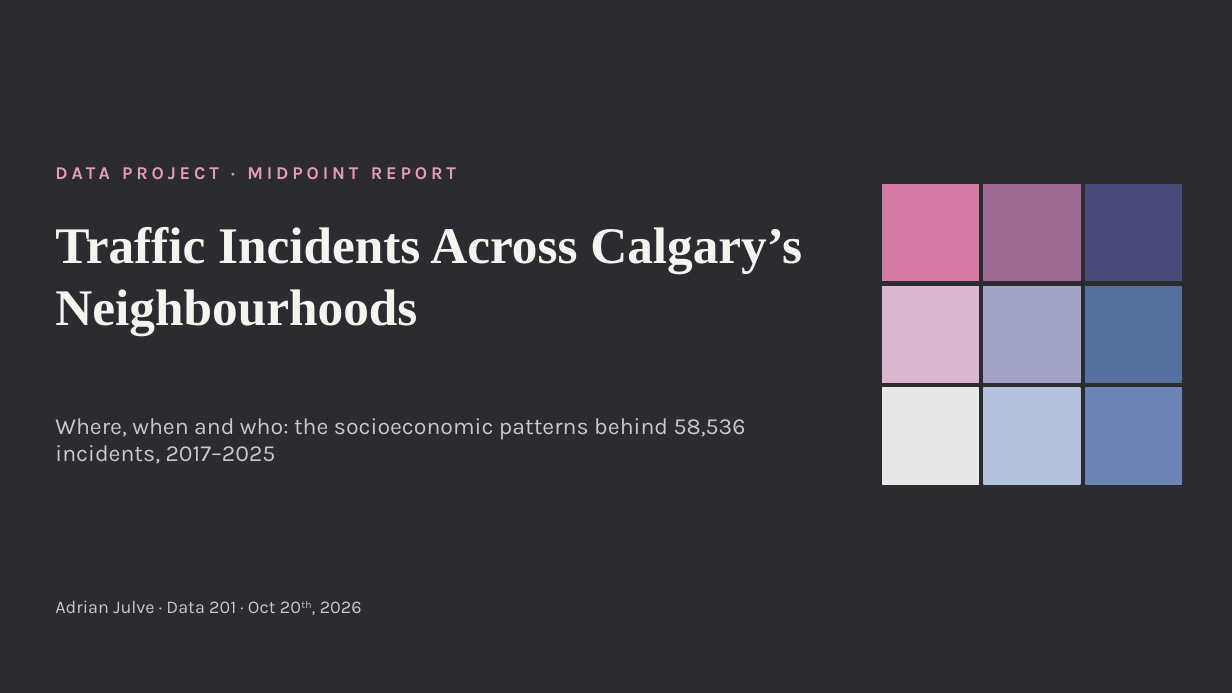
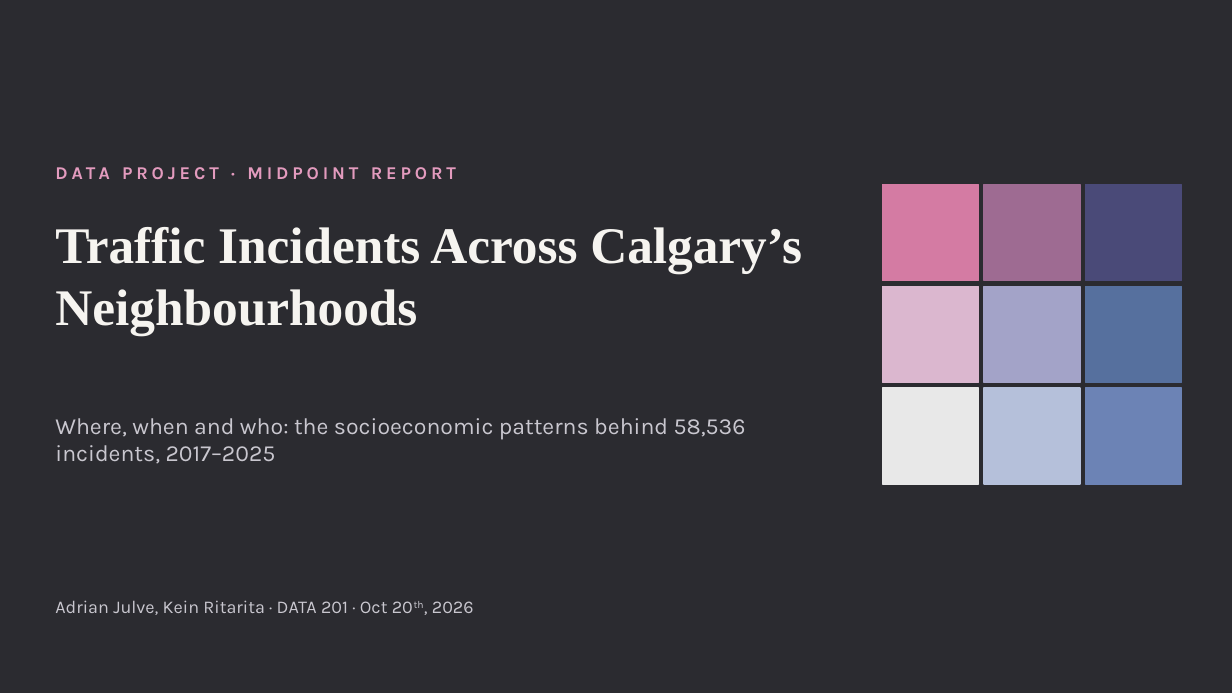
Before and after one commit to AdrianJulve/calgary-traffic-dashboard, a slide deck: slide 1 of Calgary_Traffic_Midpoint.pptx. Drawn at 1232x693 pixels with LibreOffice and Linux fonts; fonts in the diff are those of the drawing. Boxes give left, top, right and bottom in pixels: in the first picture for what was removed or moved away, otherwise in the second. Text is boxed around its words. In the diff, an @@ line names an element or a change of style, - is before the commit and + after.

Commit message:
Update .pptx file

```diff
--- a/Calgary_Traffic_Midpoint.pptx
+++ b/Calgary_Traffic_Midpoint.pptx
@@ text at [55,600,474,615]: text changed @@
-Adrian Julve · Data 201 · Oct 20th, 2026
+Adrian Julve, Kein Ritarita · DATA 201 · Oct 20th, 2026
```
Also in this commit, not shown: 1 other file.
